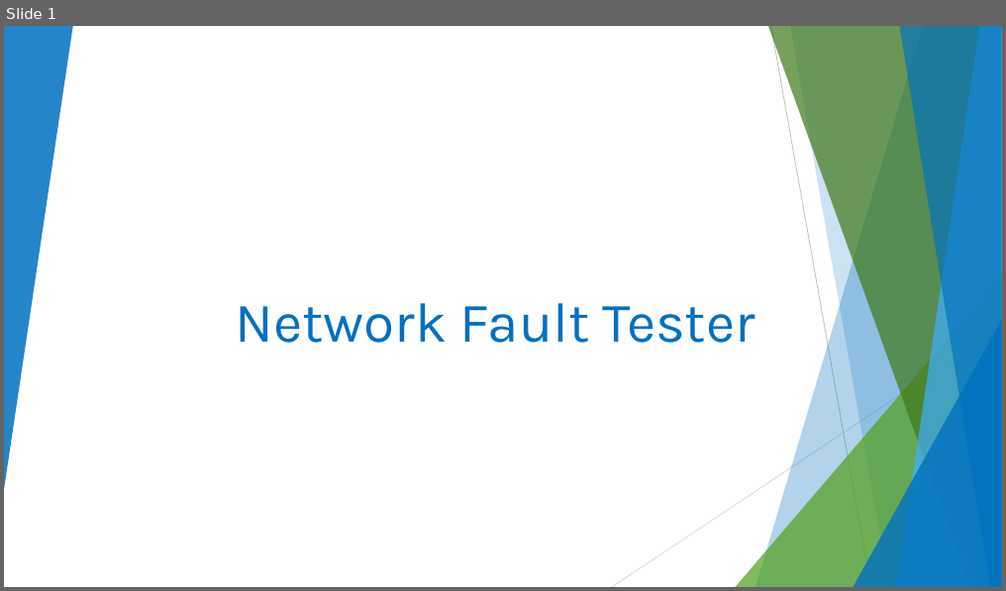
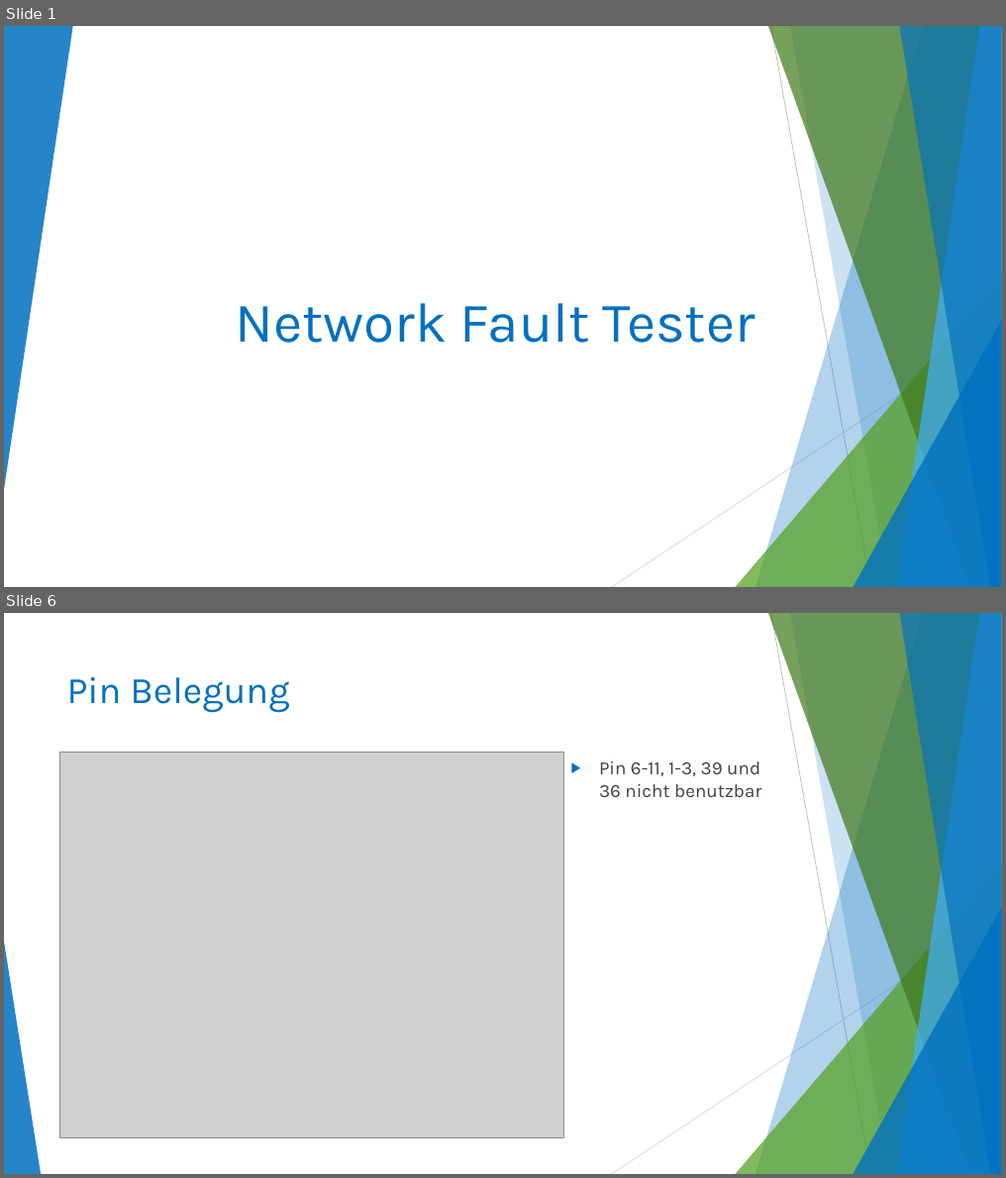
Before and after one commit to dariorthan/ESP32_NetworkFaultTester, a slide deck: CodeDoku/NetworkFaultTester_CodeOverview.pptx. Shown one above the other, each under a label of ours: slide 1 before the commit, slides 1 and 6 after it; the slides between them are not shown. The pictures are 1006x591 and 1006x1178 pixels, drawn with LibreOffice and Linux fonts; fonts in the diff are those of the drawing; grey boxes stand for pictures. Boxes give left, top, right and bottom in pixels: in the first picture for what was removed or moved away, otherwise in the second. Text is boxed around its words. In the diff, an @@ line names an element or a change of style, - is before the commit and + after.

```diff
--- a/CodeDoku/NetworkFaultTester_CodeOverview.pptx
+++ b/CodeDoku/NetworkFaultTester_CodeOverview.pptx
@@ slide 6 added at [4,613,1002,1174], background #FFFFFF; not listed: 9 template elements that a slide beside it also shows @@
@@ title added at [67,677,289,713], 36 pt, text #0070C0 @@
+Pin Belegung
@@ picture added at [59,753,563,1139] @@
@@ text added at [599,761,761,797], 18 pt, text #404040 @@
+▶ Pin 6-11, 1-3, 39 und 36 nicht benutzbar
@@ triangle added at [4,942,41,1174], fill #0070C0 at 85% opacity @@
```
Also in this commit, not shown: 8 slides changed, 2 other slides added, 1 slide removed.
